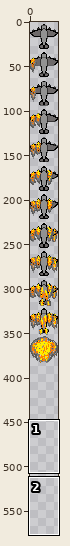
Two versions of one sprite sheet, PartyGame1/res/textures/miniBomberSheet.png. The first picture is a wide view before the edit; the outline marks the close-up.
Close-up. Before the edit:
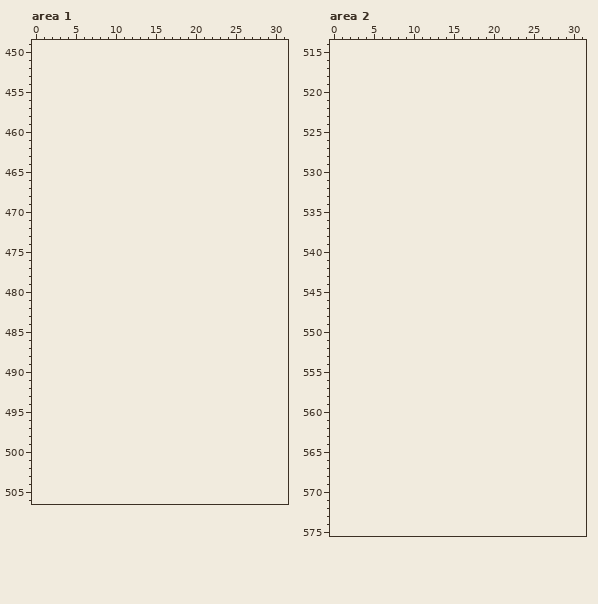
The file is 32x384 pixels. Shown: area 1: x 0..31, y 449..506; area 2: x 0..31, y 514..575. The old version is drawn lined up with the new one, on the new canvas. The commit also changed other parts of the picture, which this record leaves out.
Palette (. is transparent): 
New version:
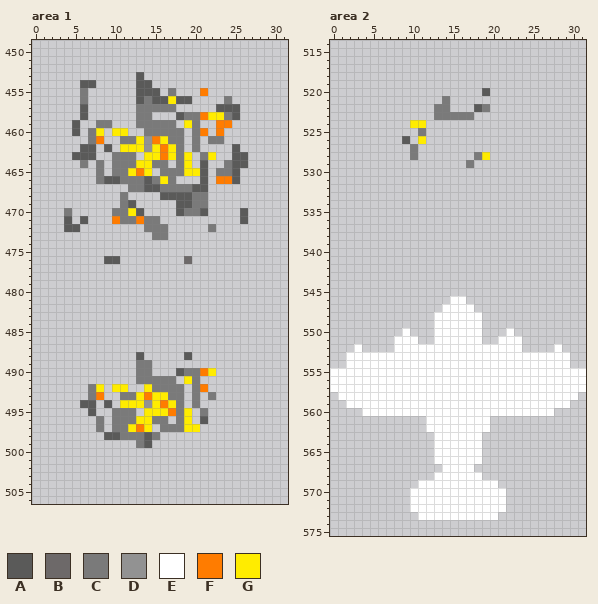
Colours new in this view: A #5a5a59  B #6d6969  C #7a7a7a  D #929292  E #ffffff  F #ff7c00  G #ffec00
The edit:
canvas 32x384 -> 32x576
Changed rows in their new state; - is an unchanged pixel.
Area 1:
first column x 4:
453 ---------A-------------
454 --AA-----AA------------
455 --C------AAA-C---F-----
456 --C------ACAAGAA----C--
457 --A------CCCCC-----AAA-
458 --A------CC---ACCFGGCA-
459 -A--CC---CCCCC-GC--FF--
460 -A-CG-GG--CCCCC-CF-F---
461 ---CF--CCGDFGCC-C-CC---
462 --AA-A-GGGDGFGC-C----A-
463 -AAA--CCC-GGFGCG-CG--AA
464 --C-C-CCCGGCC-CG-A--CAA
465 ----C-CCGFG-CCCGGA-CCA-
466 ----CAACCCACGC---A-FFA-
467 --------CCAACCCCAA-----
468 -------C----AAAACC-----
469 -------CA-----AACC-----
470 C-----CCGA----ACCA----A
471 A-A---FCCFCC----------A
472 AA--------CCC-----C----
473 -----------CC----------
476 -----AA--------B-------
first column x 6:
488 -------A-----A---
489 -------CC--------
490 -------CC---ACCFG
491 -------CCCCC-GC--
492 -CG-GG--GCCCC-CF-
493 -CF--CCGFGGCC-C-C
494 AA-A-GGGDGFGC-C--
495 -A--CCC-GGGFCG-C-
496 --C-CCCGGCC-CG-A-
497 --C-CCGFG-CCCGG--
498 ---AACCCAC-------
499 -------CA--------
Area 2:
first column x 9:
520 ----------A
521 -----C-----
522 ----CC---AC
523 ----CCCCC--
524 -GG--------
525 --C--------
526 A-G--------
527 -C---------
528 -C-------CG
529 --------C--
first column x 0:
546 ---------------EE---------------
547 --------------EEEE--------------
548 -------------EEEEEE-------------
549 -------------EEEEEE-------------
550 ---------E---EEEEEE---E---------
551 --------EEE--EEEEEE--EEE--------
552 ---E----EEEEEEEEEEEEEEEE----E---
553 --EEEEEEEEEEEEEEEEEEEEEEEEEEEE--
554 --EEEEEEEEEEEEEEEEEEEEEEEEEEEE--
555 EEEEEEEEEEEEEEEEEEEEEEEEEEEEEEEE
556 EEEEEEEEEEEEEEEEEEEEEEEEEEEEEEEE
557 EEEEEEEEEEEEEEEEEEEEEEEEEEEEEEEE
558 -EEEEEEEEEEEEEEEEEEEEEEEEEEEEEE-
559 --EEEEEEEEEEEEEEEEEEEEEEEEEEEE--
560 ----EEEEEEEEEEEEEEEEEEEEEEEE----
561 ------------EEEEEEEE------------
562 ------------EEEEEEEE------------
563 -------------EEEEEE-------------
564 -------------EEEEEE-------------
565 -------------EEEEEE-------------
566 -------------EEEEEE-------------
567 --------------EEEE--------------
568 -------------EEEEEE-------------
569 -----------EEEEEEEEEE-----------
570 ----------EEEEEEEEEEEE----------
571 ----------EEEEEEEEEEEE----------
572 ----------EEEEEEEEEEEE----------
573 -----------EEEEEEEEEE-----------
